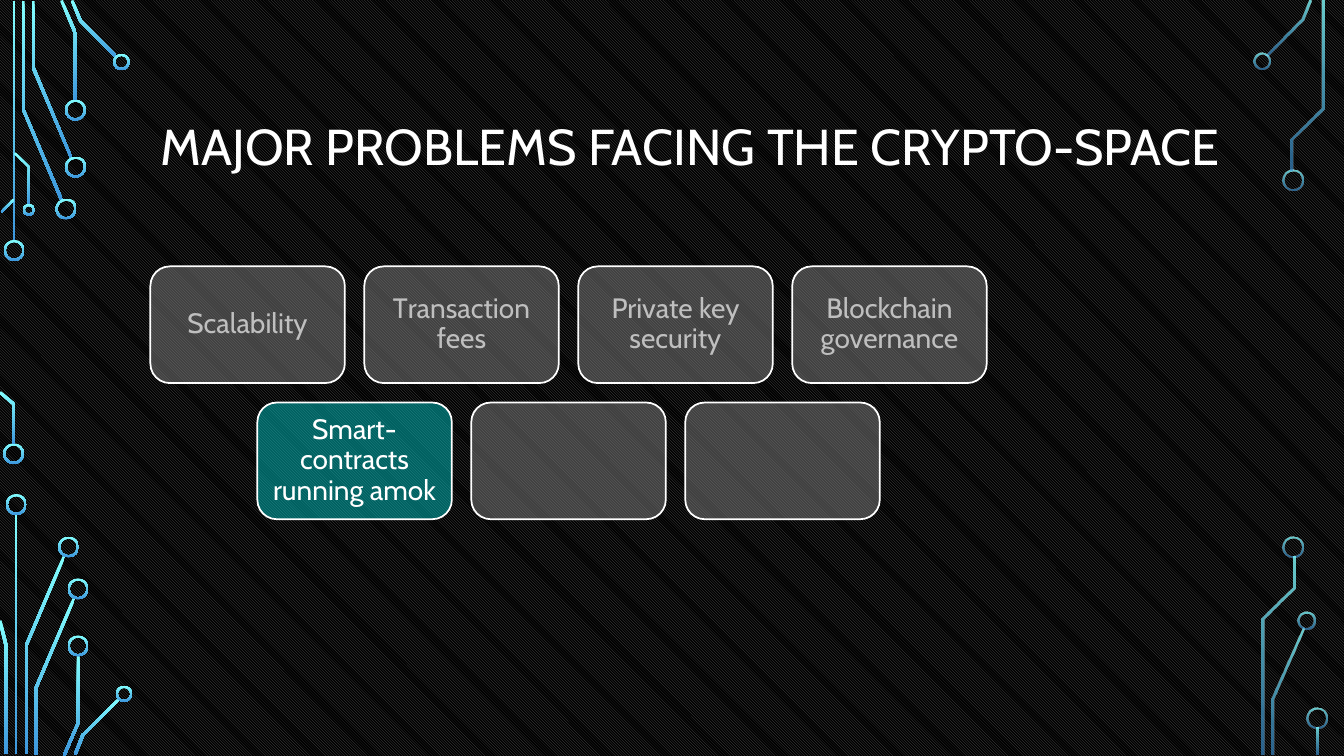
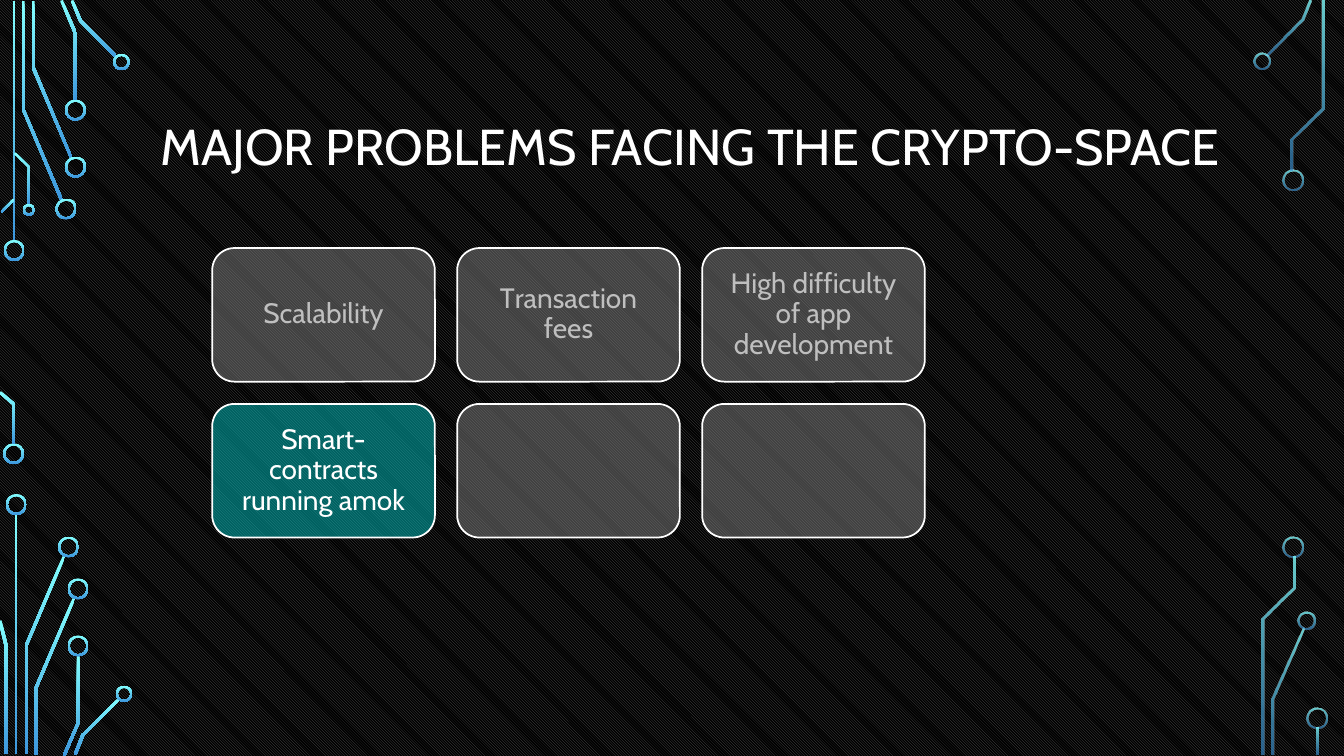
Before and after one commit to tokenika/tokenika.github.io, a slide deck: slide 19 of WarsawBlock(3).pptx (slide 20 before the commit). Drawn at 1344x756 pixels with LibreOffice and Linux fonts; fonts in the diff are those of the drawing; background and template pictures are left out. Boxes give left, top, right and bottom in pixels: in the first picture for what was removed or moved away, otherwise in the second. Text is boxed around its words. In the diff, an @@ line names an element or a change of style, - is before the commit and + after.

```diff
--- a/WarsawBlock(3).pptx
+++ b/WarsawBlock(3).pptx
@@ rounded rectangle: place and size @@
-rounded rectangle at <box>150,266,345,383</box>
+rounded rectangle at <box>213,248,436,382</box>
@@ text "Scalability": place and size @@
-text "Scalability" at <box>187,312,307,340</box>
+text "Scalability" at <box>263,302,383,330</box>
@@ rounded rectangle removed at <box>364,266,559,383</box> @@
@@ rounded rectangle: place and size @@
-rounded rectangle at <box>579,266,773,383</box>
+rounded rectangle at <box>458,248,681,382</box>
@@ text "Transaction fees": place and size @@
-text "Transaction fees" at <box>393,298,530,348</box>
+text "Transaction fees" at <box>500,288,637,338</box>
@@ rounded rectangle: place and size @@
-rounded rectangle at <box>792,266,987,383</box>
+rounded rectangle at <box>703,248,926,382</box>
@@ text removed at <box>612,297,739,355</box> @@
-Private key security
@@ text added at <box>731,272,896,360</box>, 20 pt, text #BFBFBF @@
+High difficulty of app development
@@ text removed at <box>821,297,959,355</box> @@
-Blockchain governance
@@ rounded rectangle: place and size @@
-rounded rectangle at <box>257,402,452,519</box>
+rounded rectangle at <box>213,404,436,538</box>
@@ text "Smart-contracts running amok": place and size @@
-text "Smart-contracts running amok" at <box>273,419,436,506</box>
+text "Smart-contracts running amok" at <box>242,429,405,516</box>
@@ rounded rectangle: place and size @@
-rounded rectangle at <box>472,402,666,519</box>
+rounded rectangle at <box>458,404,681,538</box>
@@ rounded rectangle: place and size @@
-rounded rectangle at <box>686,402,880,519</box>
+rounded rectangle at <box>703,404,926,538</box>
```
Also in this commit, not shown: 7 other slides changed, 1 slide removed, 1 other file.
